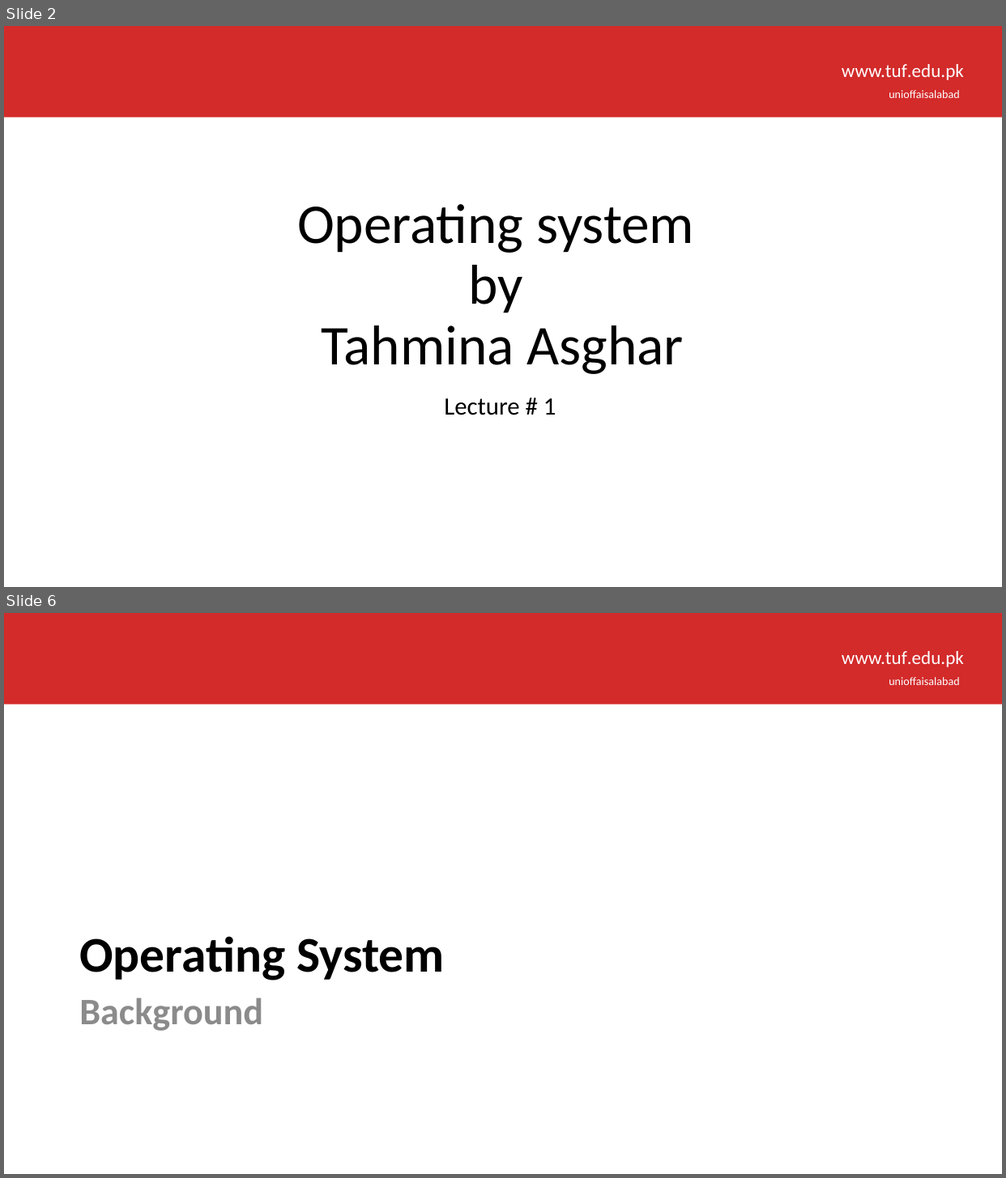
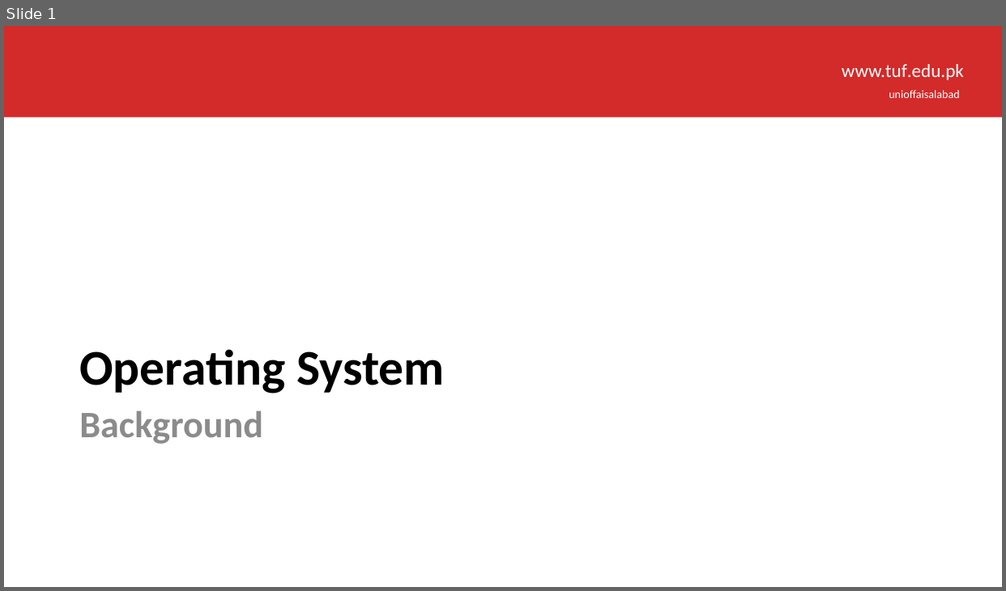
Before and after one commit to hamnasz/Semester-IV, a slide deck: Operating System/Mids/Slides/Lecture # 1.pptx. Shown one above the other, each under a label of ours: slides 2 and 6 before the commit, slide 1 after it; the slides between them are not shown. The pictures are 1006x1178 and 1006x591 pixels, drawn with LibreOffice and Linux fonts; fonts in the diff are those of the drawing; background and template pictures are left out. Boxes give left, top, right and bottom in pixels: in the first picture for what was removed or moved away, otherwise in the second. Text is boxed around its words. In the diff, an @@ line names an element or a change of style, - is before the commit and + after.

```diff
--- a/Operating System/Mids/Slides/Lecture # 1.pptx
+++ b/Operating System/Mids/Slides/Lecture # 1.pptx
@@ slide 2 removed at (4,26,1002,587), background #FFFFFF; not listed: 3 template elements that a slide beside it also shows @@
@@ title removed at (297,204,694,374) @@
-Operating system
-by
-Tahmina Asghar
@@ subtitle removed at (444,399,556,416) @@
-Lecture # 1
@@ what was slide 6 is now slide 1 @@
```
Also in this commit, not shown: 4 other slides removed, 2 other files.
